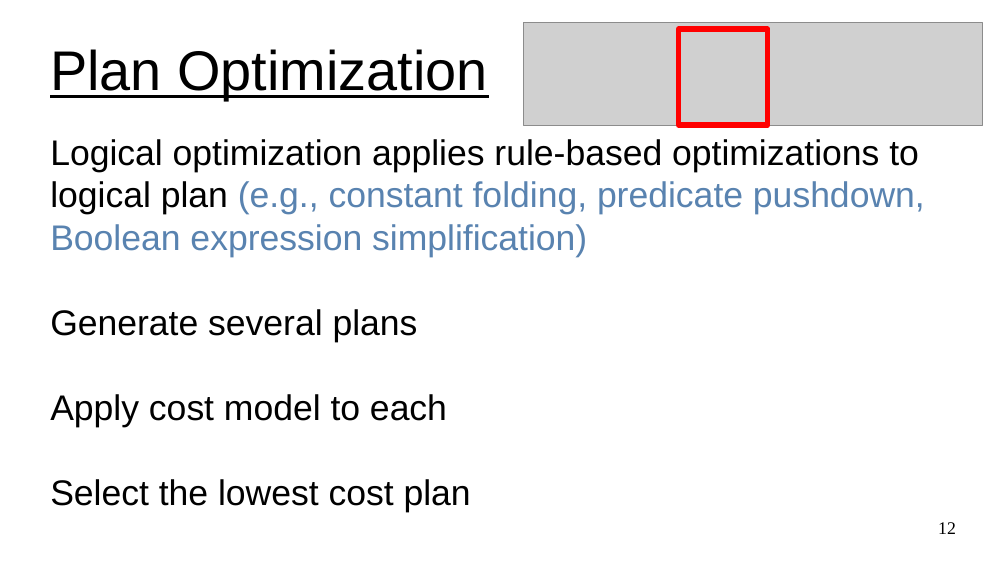
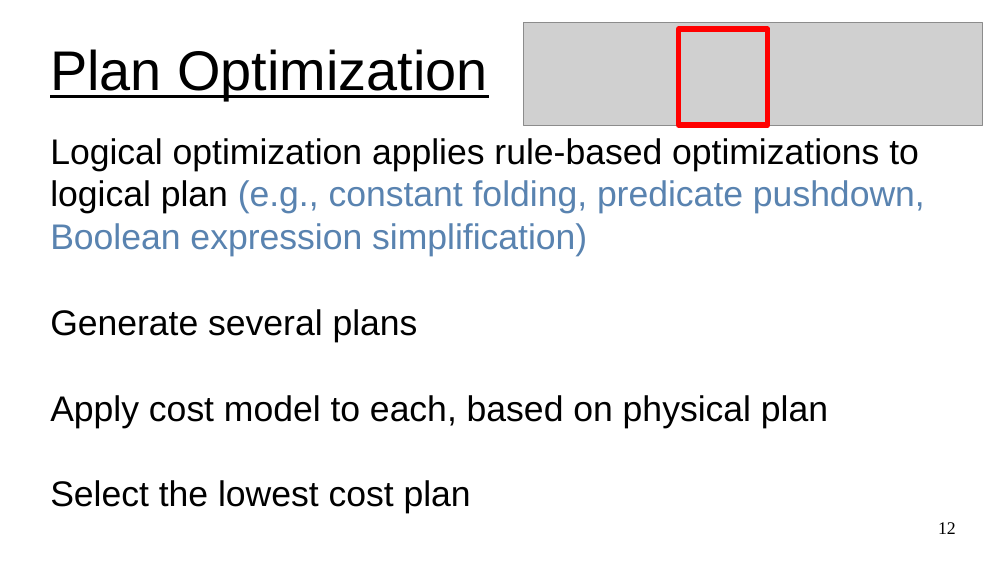
Before and after one commit to UVADS/distributed_computing, a slide deck: slide 12 of 03_dataframes_and_spark_sql/content_catalyst_optimizer/catalyst_optimizer_for_spark_sql.ppt. Drawn at 1008x567 pixels with LibreOffice and Linux fonts; fonts in the diff are those of the drawing; grey boxes stand for pictures. Boxes give left, top, right and bottom in pixels: in the first picture for what was removed or moved away, otherwise in the second. Text is boxed around its words. In the diff, an @@ line names an element or a change of style, - is before the commit and + after.

```diff
--- a/03_dataframes_and_spark_sql/content_catalyst_optimizer/catalyst_optimizer_for_spark_sql.ppt
+++ b/03_dataframes_and_spark_sql/content_catalyst_optimizer/catalyst_optimizer_for_spark_sql.ppt
@@ subtitle at <box>50,395,828,428</box>: text changed @@
-Apply cost model to each
+Apply cost model to each, based on physical plan
```
Also in this commit, not shown: 3 other slides changed, 5 slides added, 1 slide removed, 1 other file.
